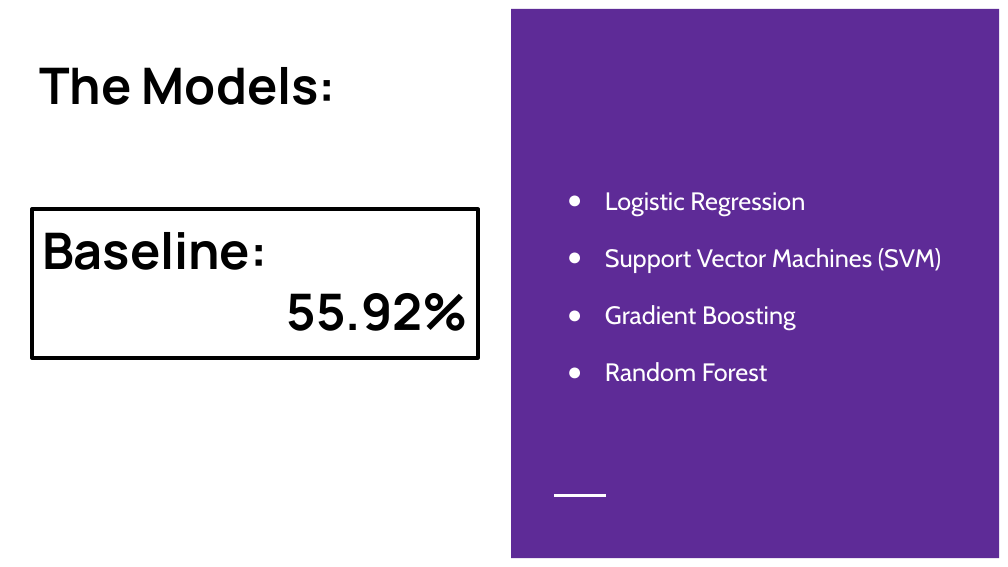
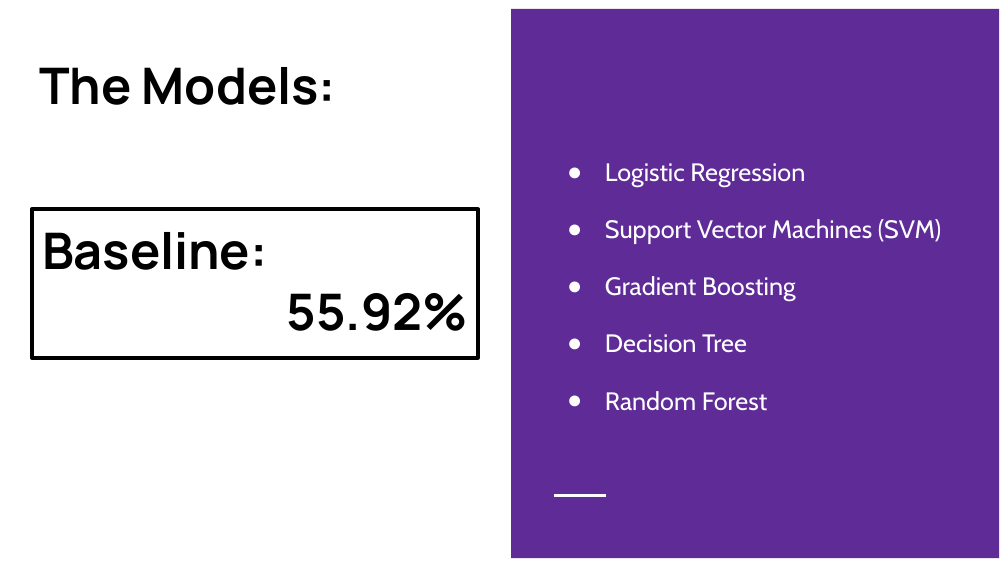
Before and after one commit to Alexander-sl-lee/Data-Science-Portfolio, a slide deck: slide 6 of General Assembly Projects/Capstone - Predicting AFL Winners/AFL Predictions.pptx. Drawn at 1008x567 pixels with LibreOffice and Linux fonts; fonts in the diff are those of the drawing. Boxes give left, top, right and bottom in pixels: in the first picture for what was removed or moved away, otherwise in the second. Text is boxed around its words. In the diff, an @@ line names an element or a change of style, - is before the commit and + after.

```diff
--- a/General Assembly Projects/Capstone - Predicting AFL Winners/AFL Predictions.pptx
+++ b/General Assembly Projects/Capstone - Predicting AFL Winners/AFL Predictions.pptx
@@ text at (x1=605, y1=334, x2=747, y2=353): paragraph added @@
+● Decision Tree
```
Also in this commit, not shown: 4 other slides changed, 10 slides added, 3 other files.
